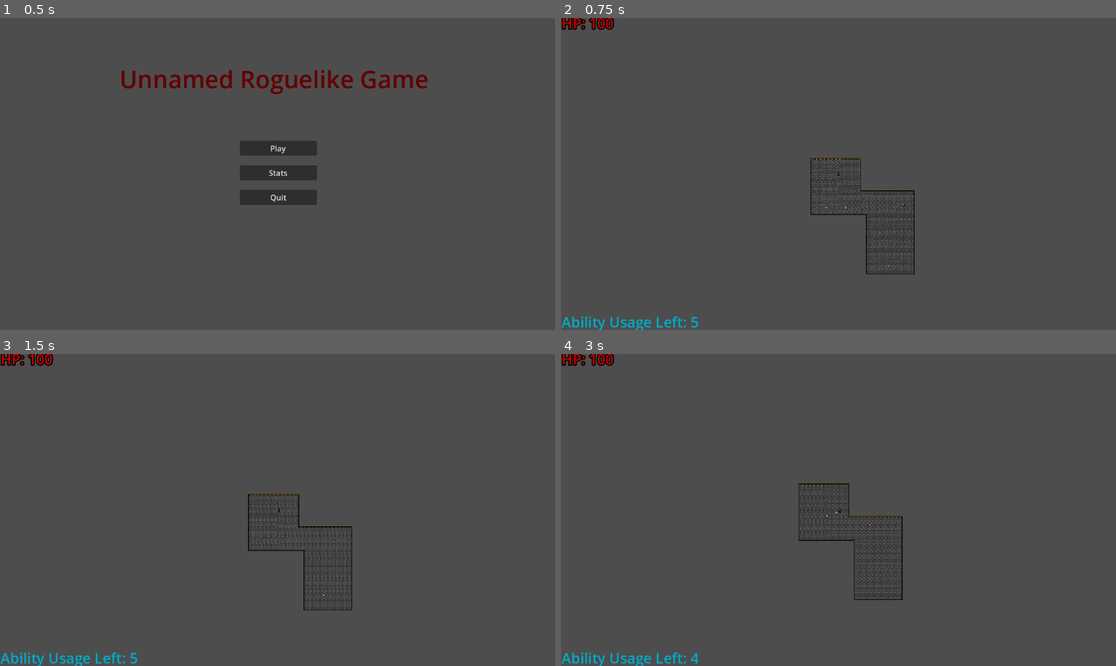
Above: before the commit, frames 1-4 (two rows, left to right).
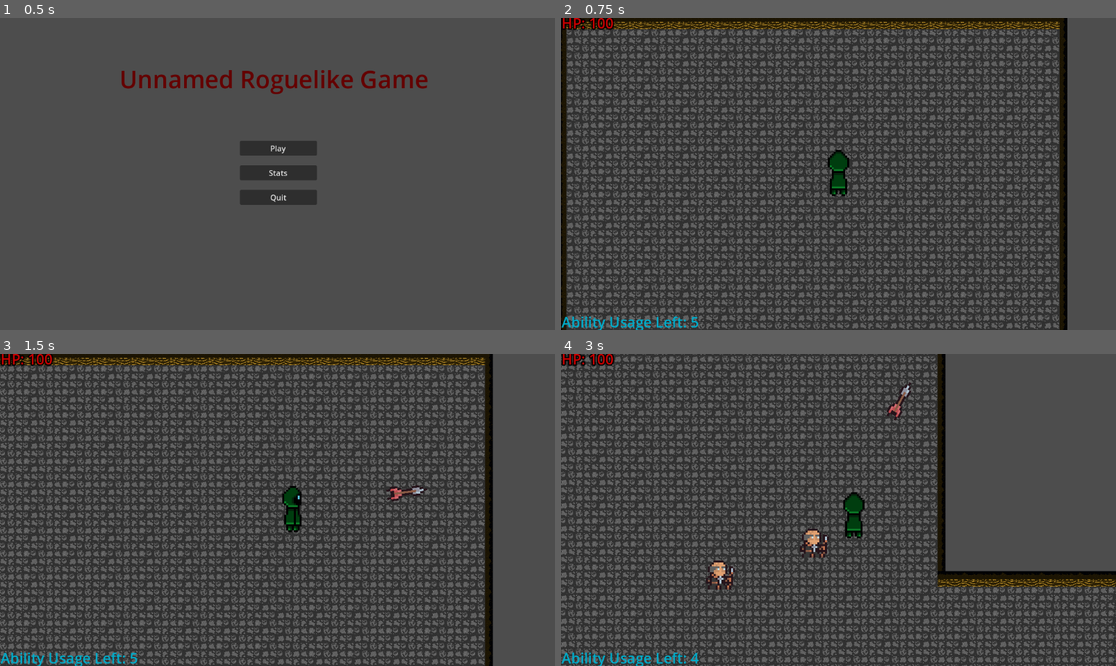
Above: after the commit, the same moments.

Repository: Unnamed-Roguelike-Game/Game
Game: Godot game, scene res://Menus/Main_Menu.tscn
The game is run twice, just before and just after one commit, with the same random seed, the same clock (stepped at 60 frames per second) and the same inputs.
Inputs (mouse positions are in pixels of both pictures, inside the frame that each line leads up to):
- Up to frame 1 (0.5 s): no input
- Up to frame 2 (0.75 s): click "Play" at 0.5 s
- Up to frame 3 (1.5 s): tap Enter at 1.25 s; move the mouse to (399, 494) at 1.27 s; hold D (right) from 1.28 s (still down); click (399, 494) at 1.35 s
- Up to frame 4 (3 s): move the mouse to (727, 525) at 2.02 s; release D (right) at 2.03 s; hold S (down) 2.03-2.78 s; tap E (use_ability) at 2.1 s; move the mouse to (894, 441) at 2.77 s; hold D (right) from 2.78 s (still down); click (894, 441) at 2.85 s

Frame 1 is identical in both runs. In frame 2, 50% of the frame differs, in the area x 0-92%, y 0-100%; in frame 3, 49%; in frame 4, 43%.

Commit message:
Remove projectile group

Diff:
--- a/Unnamed Roguelike Game/Game.tscn
+++ b/Unnamed Roguelike Game/Game.tscn
@@ -23,10 +23,10 @@
 [node name="SpawnPoint1" type="Marker2D" parent="SpawnPointGroup"]
 
 [node name="SpawnPoint2" type="Marker2D" parent="SpawnPointGroup"]
-position = Vector2(81, 8907)
+position = Vector2(0, 5973)
 
 [node name="SpawnPoint3" type="Marker2D" parent="SpawnPointGroup"]
-position = Vector2(-13488, -36)
+position = Vector2(-7540, -8)
 
 [node name="SpawnPoint4" type="Marker2D" parent="SpawnPointGroup"]
-position = Vector2(17011, 24)
+position = Vector2(9934, -30)
--- a/Unnamed Roguelike Game/GameCharacters/Player.tscn
+++ b/Unnamed Roguelike Game/GameCharacters/Player.tscn
@@ -204,13 +204,10 @@
 [node name="Projectile Spawn" type="Marker2D" parent="." groups=["Player"]]
 
 [node name="Camera2D" type="Camera2D" parent="."]
-zoom = Vector2(0.1, 0.1)
 position_smoothing_enabled = true
 position_smoothing_speed = 6.0
 rotation_smoothing_enabled = true
 rotation_smoothing_speed = 6.0
 
-[node name="ProjectileGroup" type="Node2D" parent="."]
-
 [connection signal="body_entered" from="Hurtbox" to="." method="_on_hurtbox_body_entered"]
 [connection signal="body_exited" from="Hurtbox" to="." method="_on_hurtbox_body_exited"]
